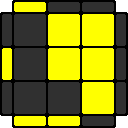
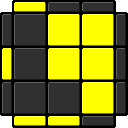
Before/after of a 128px x 128px layered artwork. What changed in the layer stack:
painted on "color" over left=2, top=2, right=126, bottom=126
